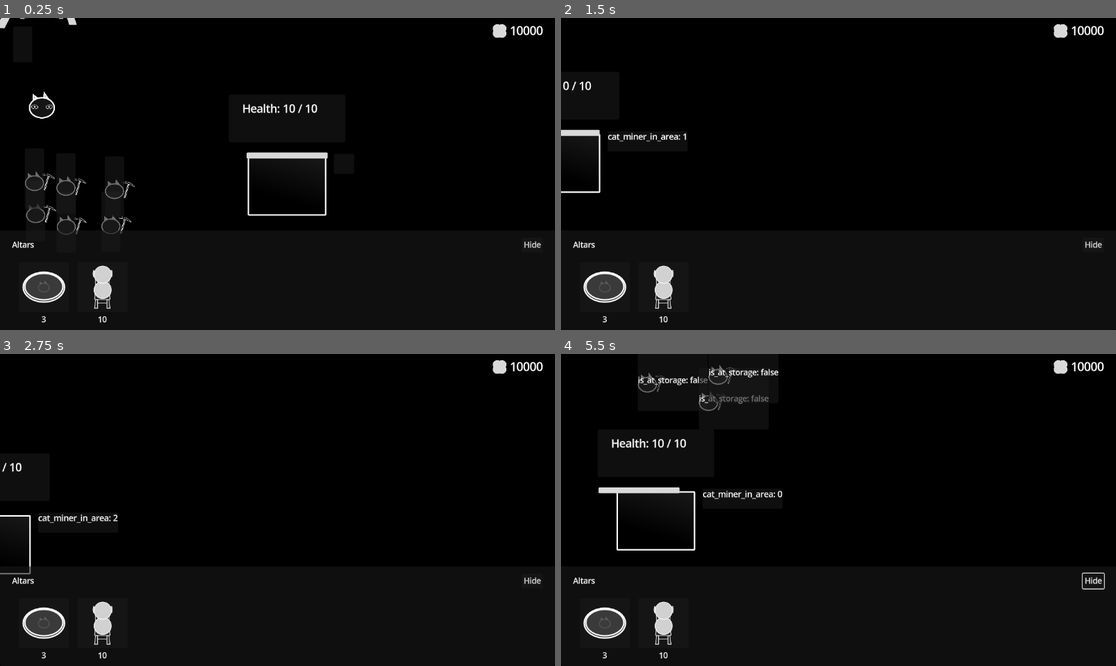
Above: before the commit, frames 1-4 (two rows, left to right).
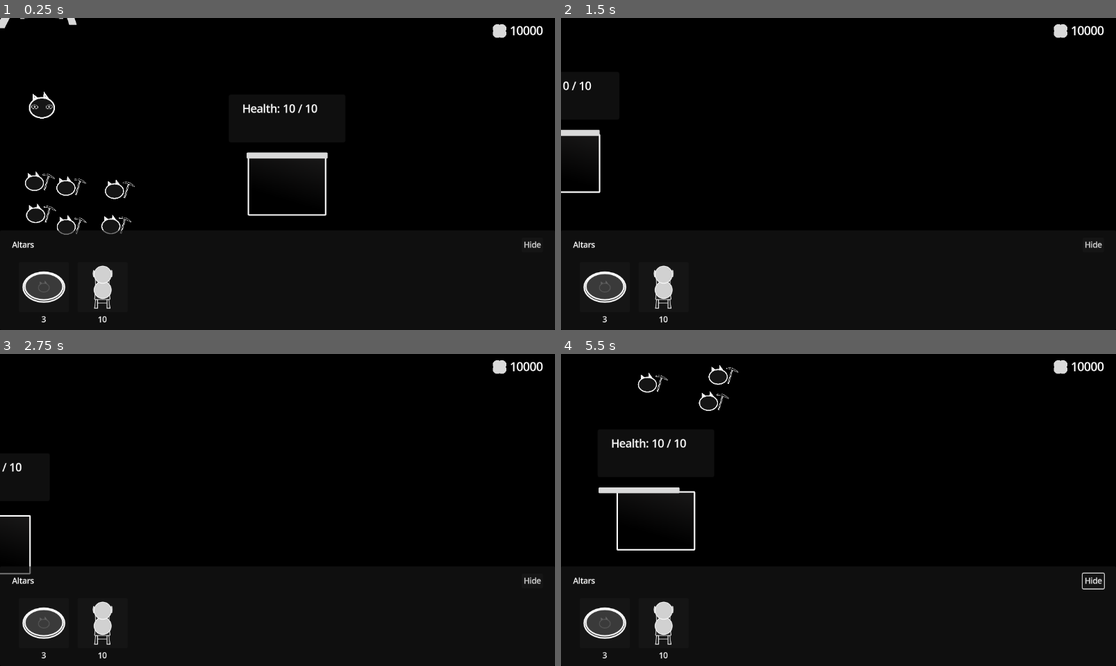
Above: after the commit, the same moments.

Repository: KANAjetzt/ld55-summoning
Game: Godot game, scene res://main.tscn
Two runs of this game, one before a commit and one after it. Both use one fixed random seed, a clock stepped at 60 frames per second and the inputs below.
Inputs (mouse positions are in pixels of both pictures, inside the frame that each line leads up to):
- Up to frame 1 (0.25 s): no input
- Up to frame 2 (1.5 s): tap Enter (ui_accept) at 0.5, 0.77 s; move the mouse to (605, 108) at 0.52 s; hold D (right) 0.53-1.28 s; tap S (bottom) at 0.6 s; click (605, 108) at 0.8 s; move the mouse to (727, 189) at 1.27 s; hold A (left) from 1.28 s (still down); click (727, 189) at 1.35 s
- Up to frame 3 (2.75 s): tap Enter (ui_accept) at 1.52 s; tap W (top) at 1.55, 2.1 s; move the mouse to (333, 441) at 2.02 s; release A (left) at 2.03 s; hold D (right) from 2.03 s (still down); click (333, 441) at 2.17 s; right-click (333, 441) at 2.3 s
- Up to frame 4 (5.5 s): move the mouse to (810, 572) at 2.77 s; right-click (810, 572) at 2.85 s; click (810, 572) at 2.92 s; tap Enter (ui_accept) at 3.02, 3.77, 5.27 s; tap S (bottom) at 3.05, 3.6 s; move the mouse to (1005, 556) at 3.52 s; release D (right) at 3.53 s; hold A (left) 3.53-4.25 s; click (1005, 556) at 3.8 s; click "Hide" at 4.25 s; move the mouse to (672, 463) at 5.02 s; hold A (left) from 5.03 s (still down); click (672, 463) at 5.1 s; tap W (top) at 5.3 s

The runs differ from the first frame. In frame 1, 0.3% of the frame differs, in the area x 4-23%, y 49-70%; in frame 2, 0.2%; in frame 3, 0.2%; in frame 4, 0.8%, in the area x 13-40%, y 3-47%.
Error after the commit: Invalid call. Nonexistent function 'deselect' in base 'Nil'. (res://main.gd:25)

Commit message:
feat: :sparkles: I'm lost

Diff:
--- a/Buildings/mine.gd
+++ b/Buildings/mine.gd
@@ -4,6 +4,7 @@
 
 signal entered(capacity_current)
 signal exited(capacity_current)
+signal despawning(mine: BuildingMine)
 
 @export var capacity_max := 3
 @export var mining_time: float = 10 if not Debug.override_mining_time else Debug.override_mining_time_amount
@@ -15,6 +16,7 @@
 @onready var entrance: Area2D = %Entrance
 @onready var entrance_shape: CollisionShape2D = %EntranceShape
 @onready var take_damage_zone: BuildingTakeDamageZone = %TakeDamageZone
+@onready var animation_player: AnimationPlayer = $AnimationPlayer
 
 
 func _ready() -> void:
@@ -31,6 +33,9 @@
 func take_damage(amount := 1) -> void:
 	super()
 	info_bar.set_health(health_current, health_max)
+	if health_current == 0:
+		animation_player.play("despawn")
+
 
 
 func target() -> void:
@@ -85,3 +90,9 @@
 
 		miner.is_at_mine = false
 		miner.mine_current = null
+
+
+func _on_animation_player_animation_finished(anim_name: StringName) -> void:
+	if anim_name == "despawn":
+		Global.stats.lost_buildings = Global.stats.lost_buildings + 1
+		queue_free()
--- a/Buildings/mine.tscn
+++ b/Buildings/mine.tscn
@@ -14,6 +14,43 @@
 
 [sub_resource type="CircleShape2D" id="CircleShape2D_bbodx"]
 radius = 140.727
+
+[sub_resource type="Animation" id="Animation_gjgpq"]
+length = 0.001
+tracks/0/type = "value"
+tracks/0/imported = false
+tracks/0/enabled = true
+tracks/0/path = NodePath(".:modulate")
+tracks/0/interp = 1
+tracks/0/loop_wrap = true
+tracks/0/keys = {
+"times": PackedFloat32Array(0),
+"transitions": PackedFloat32Array(1),
+"update": 0,
+"values": [Color(1, 1, 1, 1)]
+}
+
+[sub_resource type="Animation" id="Animation_88xr1"]
+resource_name = "despawn"
+length = 0.5
+tracks/0/type = "value"
+tracks/0/imported = false
+tracks/0/enabled = true
+tracks/0/path = NodePath(".:modulate")
+tracks/0/interp = 1
+tracks/0/loop_wrap = true
+tracks/0/keys = {
+"times": PackedFloat32Array(0, 0.5),
+"transitions": PackedFloat32Array(1, 1),
+"update": 0,
+"values": [Color(1, 1, 1, 1), Color(1, 1, 1, 0)]
+}
+
+[sub_resource type="AnimationLibrary" id="AnimationLibrary_c1q3p"]
+_data = {
+"RESET": SubResource("Animation_gjgpq"),
+"despawn": SubResource("Animation_88xr1")
+}
 
 [node name="Mine" type="Node2D" groups=["mines"]]
 scale = Vector2(0.35, 0.35)
@@ -49,13 +86,19 @@
 
 [node name="TakeDamageZone" parent="." instance=ExtResource("4_dflbt")]
 unique_name_in_owner = true
-scale = Vector2(1, 1)
+collision_layer = 2
+collision_mask = 4
 
 [node name="CollisionShape2D" type="CollisionShape2D" parent="TakeDamageZone"]
 position = Vector2(28.5714, 2.85714)
-scale = Vector2(1, 1)
 shape = SubResource("CircleShape2D_bbodx")
 debug_color = Color(0.73757, 0.443148, 0.416458, 0.42)
 
+[node name="AnimationPlayer" type="AnimationPlayer" parent="."]
+libraries = {
+"": SubResource("AnimationLibrary_c1q3p")
+}
+
 [connection signal="body_entered" from="Awarnesse" to="." method="_on_awarnesse_body_entered"]
 [connection signal="body_exited" from="Awarnesse" to="." method="_on_awarnesse_body_exited"]
+[connection signal="animation_finished" from="AnimationPlayer" to="." method="_on_animation_player_animation_finished"]
--- a/Buildings/storage.gd
+++ b/Buildings/storage.gd
@@ -1,6 +1,8 @@
 class_name BuildingStorage
 extends Building
 
+
+signal despawned
 
 @export var storing_time: float = 3.0
 
@@ -37,6 +39,14 @@
 	super()
 	info_bar.set_health(health_current, health_max)
 
+	if health_current == 0:
+		despawn()
+
+
+func despawn() -> void:
+	animation_player.play("despawning")
+
+
 
 func lid_open() -> void:
 	var tween := create_tween()
@@ -72,3 +82,9 @@
 		miner = body
 		miner.is_at_storage = false
 		miner.just_exited_area = true
+
+
+func _on_animation_player_animation_finished(anim_name: StringName) -> void:
+	if anim_name == "despawning":
+		Global.stats.lost_buildings = Global.stats.lost_buildings + 1
+		Utils.show_game_over()
--- a/Buildings/storage.tscn
+++ b/Buildings/storage.tscn
@@ -27,6 +27,18 @@
 "update": 0,
 "values": [Vector2(0, -181)]
 }
+tracks/1/type = "value"
+tracks/1/imported = false
+tracks/1/enabled = true
+tracks/1/path = NodePath(".:modulate")
+tracks/1/interp = 1
+tracks/1/loop_wrap = true
+tracks/1/keys = {
+"times": PackedFloat32Array(0),
+"transitions": PackedFloat32Array(1),
+"update": 0,
+"values": [Color(1, 1, 1, 1)]
+}
 
 [sub_resource type="Animation" id="Animation_sm5ob"]
 resource_name = "open"
@@ -44,9 +56,25 @@
 "values": [Vector2(0, -181), Vector2(-207, -181)]
 }
 
+[sub_resource type="Animation" id="Animation_krpg0"]
+resource_name = "despawning"
+tracks/0/type = "value"
+tracks/0/imported = false
+tracks/0/enabled = true
+tracks/0/path = NodePath(".:modulate")
+tracks/0/interp = 1
+tracks/0/loop_wrap = true
+tracks/0/keys = {
+"times": PackedFloat32Array(0, 1),
+"transitions": PackedFloat32Array(1, 1),
+"update": 0,
+"values": [Color(1, 1, 1, 1), Color(1, 1, 1, 0)]
+}
+
 [sub_resource type="AnimationLibrary" id="AnimationLibrary_1a5ss"]
 _data = {
 "RESET": SubResource("Animation_fe7vj"),
+"despawning": SubResource("Animation_krpg0"),
 "open": SubResource("Animation_sm5ob")
 }
 
@@ -100,7 +128,6 @@
 
 [node name="TakeDamageZone" parent="." instance=ExtResource("6_muj3e")]
 unique_name_in_owner = true
-scale = Vector2(1, 1)
 collision_layer = 2
 collision_mask = 5
 
@@ -112,3 +139,4 @@
 
 [connection signal="body_entered" from="Awarnesse" to="." method="_on_awarnesse_body_entered"]
 [connection signal="body_exited" from="Awarnesse" to="." method="_on_awarnesse_body_exited"]
+[connection signal="animation_finished" from="AnimationPlayer" to="." method="_on_animation_player_animation_finished"]
--- a/Debug/debug_panel.tscn
+++ b/Debug/debug_panel.tscn
@@ -2,7 +2,7 @@
 
 [ext_resource type="Script" path="res://Debug/debug_panel.gd" id="1_fqklp"]
 
-[node name="DebugPanel" type="PanelContainer"]
+[node name="DebugPanel" type="PanelContainer" groups=["debug_panel"]]
 auto_translate_mode = 1
 offset_left = -80.0
 offset_top = -205.0
--- a/Entities/Aliens/alien.gd
+++ b/Entities/Aliens/alien.gd
@@ -2,11 +2,11 @@
 extends Entity
 
 
-signal despawning
+signal despawning(alien: Alien)
 
 @export var max_health := 3
 
-var current_target: Building
+var current_target: Building = null
 var damage_delt := false
 var current_health := max_health
 var previous_position := Vector2.ZERO
@@ -16,9 +16,13 @@
 @onready var entity_visiblity_zone: EntityVisiblityZone = %EntityVisiblityZone
 
 
+func _init() -> void:
+	# Set modulate alpha in init so I can see them in the editor
+	modulate.a = 0.0
+
+
 func _ready() -> void:
 	entity_visiblity_zone.entity = self
-	attack()
 
 
 func _process(delta: float) -> void:
@@ -26,13 +30,16 @@
 		move_towards_next_building(delta)
 
 
-func despawn() -> void:
-	despawning.emit()
+func despawn(by_building := false) -> void:
+	despawning.emit(self)
 	animation_player.play_backwards("spawn")
+	if not by_building:
+		Global.stats.removed_aliens = Global.stats.removed_aliens + 1
 	queue_free()
 
 
 func attack() -> void:
+	animation_player.play("spawn")
 	current_target = Utils.get_closest_building(global_position)
 
 
@@ -60,4 +67,9 @@
 		if not damage_delt:
 			take_damage_zone.building.take_damage(1)
 			damage_delt = true
-			despawn()
+			despawn(true)
+
+
+func _on_awarnesse_area_entered(area: Area2D) -> void:
+	if not current_target:
+		attack()
--- a/Entities/Aliens/alien.tscn
+++ b/Entities/Aliens/alien.tscn
@@ -10,6 +10,21 @@
 
 [sub_resource type="CircleShape2D" id="CircleShape2D_ltrsd"]
 radius = 15.0333
+
+[sub_resource type="Animation" id="Animation_argc6"]
+length = 0.001
+tracks/0/type = "value"
+tracks/0/imported = false
+tracks/0/enabled = true
+tracks/0/path = NodePath(".:modulate")
+tracks/0/interp = 1
+tracks/0/loop_wrap = true
+tracks/0/keys = {
+"times": PackedFloat32Array(0),
+"transitions": PackedFloat32Array(1),
+"update": 0,
+"values": [Color(1, 1, 1, 1)]
+}
 
 [sub_resource type="Animation" id="Animation_xlmhs"]
 resource_name = "spawn"
@@ -28,21 +43,6 @@
 "values": [Color(1, 1, 1, 0), Color(1, 1, 1, 1)]
 }
 
-[sub_resource type="Animation" id="Animation_argc6"]
-length = 0.001
-tracks/0/type = "value"
-tracks/0/imported = false
-tracks/0/enabled = true
-tracks/0/path = NodePath(".:modulate")
-tracks/0/interp = 1
-tracks/0/loop_wrap = true
-tracks/0/keys = {
-"times": PackedFloat32Array(0),
-"transitions": PackedFloat32Array(1),
-"update": 0,
-"values": [Color(1, 1, 1, 1)]
-}
-
 [sub_resource type="AnimationLibrary" id="AnimationLibrary_478nb"]
 _data = {
 "RESET": SubResource("Animation_argc6"),
@@ -51,6 +51,9 @@
 
 [sub_resource type="CircleShape2D" id="CircleShape2D_10xda"]
 radius = 37.054
+
+[sub_resource type="CircleShape2D" id="CircleShape2D_cg28s"]
+radius = 236.008
 
 [node name="Alien" type="AnimatableBody2D"]
 collision_layer = 4
@@ -81,7 +84,6 @@
 libraries = {
 "": SubResource("AnimationLibrary_478nb")
 }
-autoplay = "spawn"
 
 [node name="EntityVisiblityZone" parent="." instance=ExtResource("3_ky3cv")]
 unique_name_in_owner = true
@@ -92,4 +94,12 @@
 shape = SubResource("CircleShape2D_10xda")
 debug_color = Color(0.535573, 0.568769, 0.0384447, 0.42)
 
+[node name="Awarnesse" type="Area2D" parent="."]
+collision_layer = 0
+collision_mask = 3
+
+[node name="CollisionShape2D" type="CollisionShape2D" parent="Awarnesse"]
+shape = SubResource("CircleShape2D_cg28s")
+
 [connection signal="area_entered" from="ColliderBuildings" to="." method="_on_collider_buildings_area_entered"]
+[connection signal="area_entered" from="Awarnesse" to="." method="_on_awarnesse_area_entered"]
--- /dev/null
+++ b/Entities/Aliens/alien_clustor.tscn
@@ -0,0 +1,26 @@
+[gd_scene load_steps=2 format=3 uid="uid://dvkmdffpxno1h"]
+
+[ext_resource type="PackedScene" uid="uid://bs4jl7gkqp7nx" path="res://Entities/Aliens/alien.tscn" id="1_rqcpt"]
+
+[node name="AlienClustor" type="Node2D"]
+
+[node name="Alien" parent="." instance=ExtResource("1_rqcpt")]
+position = Vector2(-15, 1)
+
+[node name="Alien2" parent="." instance=ExtResource("1_rqcpt")]
+position = Vector2(120, 28)
+
+[node name="Alien3" parent="." instance=ExtResource("1_rqcpt")]
+position = Vector2(-21, -107)
+
+[node name="Alien4" parent="." instance=ExtResource("1_rqcpt")]
+position = Vector2(78, -65)
+
+[node name="Alien5" parent="." instance=ExtResource("1_rqcpt")]
+position = Vector2(26, 83)
+
+[node name="Alien6" parent="." instance=ExtResource("1_rqcpt")]
+position = Vector2(-84, 49)
+
+[node name="Alien7" parent="." instance=ExtResource("1_rqcpt")]
+position = Vector2(-82, -46)
--- a/Entities/Cats/cat_miner.gd
+++ b/Entities/Cats/cat_miner.gd
@@ -61,6 +61,7 @@
 func search_mine() -> void:
 	mine_target = Utils.get_closest_mine_from_storage_with_space()
 	mine_target.target()
+	mine_target.despawning.connect(_on_mine_target_despawning)
 
 
 func move_towards_mine(delta: float) -> void:
@@ -109,6 +110,7 @@
 
 	timer_storing.start()
 	is_storing = true
+	Global.stats.dry_food_collected = Global.stats.dry_food_collected + 1
 
 
 func stop_storing() -> void:
@@ -129,3 +131,7 @@
 	food_carrying = food_carrying - 1
 	Global.add_dry_food(1)
 	stop_storing()
+
+
+func _on_mine_target_despawning(mine: BuildingMine) -> void:
+	search_mine()
--- a/Entities/Cats/cat_warrior.gd
+++ b/Entities/Cats/cat_warrior.gd
@@ -23,6 +23,7 @@
 			target_enemy = new_target_enemy
 			if debug_panel:
 				debug_panel.update_label(2, "target_enemy: %s" % target_enemy)
+var enemies_in_range: Array[Alien] = []
 
 @onready var click_listener: Area2D = %ClickListener
 @onready var highlighted: TextureRect = $Highlighted
@@ -138,9 +139,26 @@
 		if entity_visiblity_zone.entity is Alien:
 			alien = entity_visiblity_zone.entity
 			if is_instance_valid(alien):
-				target_enemy = alien
-				target_enemy.despawning.connect(_on_target_enemy_despawning)
-				fire_laser()
+				enemies_in_range.push_back(alien)
+				if not target_enemy:
+					target_enemy = alien
+					target_enemy.despawning.connect(_on_target_enemy_despawning)
+					fire_laser()
+
+
+func _on_awarnesse_area_exited(area: Area2D) -> void:
+	var entity_visiblity_zone: EntityVisiblityZone
+	var alien: Alien
+
+	if area is EntityVisiblityZone:
+		entity_visiblity_zone = area
+		if entity_visiblity_zone.entity is Alien:
+			alien = entity_visiblity_zone.entity
+			if is_instance_valid(alien):
+				if alien == target_enemy:
+					target_enemy = null
+
+				enemies_in_range.erase(alien)
 
 
 func _on_timer_laser_timeout() -> void:
@@ -148,5 +166,8 @@
 		fire_laser()
 
 
-func _on_target_enemy_despawning() -> void:
+func _on_target_enemy_despawning(alien: Alien) -> void:
 	target_enemy = null
+	enemies_in_range.erase(alien)
+	if not enemies_in_range.is_empty():
+		target_enemy = enemies_in_range[0]
--- a/Entities/Cats/cat_warrior.tscn
+++ b/Entities/Cats/cat_warrior.tscn
@@ -89,10 +89,11 @@
 
 [node name="TimerLaser" type="Timer" parent="." index="9"]
 unique_name_in_owner = true
-wait_time = 0.25
+wait_time = 0.75
 one_shot = true
 
 [connection signal="mouse_entered" from="ClickListener" to="." method="_on_click_listener_mouse_entered"]
 [connection signal="mouse_exited" from="ClickListener" to="." method="_on_click_listener_mouse_exited"]
 [connection signal="area_entered" from="Awarnesse" to="." method="_on_awarnesse_area_entered"]
+[connection signal="area_exited" from="Awarnesse" to="." method="_on_awarnesse_area_exited"]
 [connection signal="timeout" from="TimerLaser" to="." method="_on_timer_laser_timeout"]
--- a/Singletons/debug.gd
+++ b/Singletons/debug.gd
@@ -5,3 +5,10 @@
 @export var override_mining_time_amount := 1.0
 @export var override_dry_food_count := false
 @export var override_dry_food_count_amount := 10000
+@export var hide_all_debug_panel := false
+
+
+func _ready() -> void:
+	if hide_all_debug_panel:
+		for node in get_tree().get_nodes_in_group("debug_panel"):
+			node.hide()
--- a/Singletons/debug.tscn
+++ b/Singletons/debug.tscn
@@ -7,3 +7,4 @@
 override_mining_time = true
 override_mining_time_amount = 3.0
 override_dry_food_count = true
+hide_all_debug_panel = true
--- a/Singletons/global.gd
+++ b/Singletons/global.gd
@@ -5,6 +5,7 @@
 signal aliens_attacking_count_changed(aliens_attacking_count: int)
 
 @export var dry_food_count: int = 0 if not Debug.override_dry_food_count else Debug.override_dry_food_count_amount
+@export var stats: StatsData
 
 var main: Main
 var aliens_attacking_count := 0
--- a/Singletons/global.tscn
+++ b/Singletons/global.tscn
@@ -1,6 +1,11 @@
-[gd_scene load_steps=2 format=3 uid="uid://dppyfdu5rjlwe"]
+[gd_scene load_steps=4 format=3 uid="uid://dppyfdu5rjlwe"]
 
 [ext_resource type="Script" path="res://Singletons/global.gd" id="1_hayur"]
+[ext_resource type="Script" path="res://stats.gd" id="2_fejdr"]
+
+[sub_resource type="Resource" id="Resource_3av7s"]
+script = ExtResource("2_fejdr")
 
 [node name="Global" type="Node"]
 script = ExtResource("1_hayur")
+stats = SubResource("Resource_3av7s")
--- a/Singletons/utils.gd
+++ b/Singletons/utils.gd
@@ -44,3 +44,8 @@
 	new_projectile.data = projectile_data
 	new_projectile.target_position = target_position
 	Global.main.projectiles.add_child(new_projectile)
+
+
+func show_game_over() -> void:
+	Global.stats.time_played = Time.get_ticks_msec() / 1000 / 60
+	Global.main.game_over.init()
--- /dev/null
+++ b/UI/game_over.gd
@@ -0,0 +1,16 @@
+class_name UIGameOver
+extends PanelContainer
+
+
+@onready var label: Label = %Label
+@onready var animation_player: AnimationPlayer = %AnimationPlayer
+
+
+func init() -> void:
+	var stats: StatsData = Global.stats
+	label.text = label.text % [stats.dry_food_collected, stats.time_played, stats.removed_aliens, stats.lost_buildings]
+	play_fade_in()
+
+
+func play_fade_in() -> void:
+	animation_player.play("fade_in")
--- /dev/null
+++ b/UI/game_over.tscn
@@ -0,0 +1,123 @@
+[gd_scene load_steps=5 format=3 uid="uid://k4dw8byq2a8i"]
+
+[ext_resource type="Script" path="res://UI/game_over.gd" id="1_cwx23"]
+
+[sub_resource type="Animation" id="Animation_rlwbo"]
+resource_name = "fade_in"
+length = 0.3
+step = 0.01
+tracks/0/type = "value"
+tracks/0/imported = false
+tracks/0/enabled = true
+tracks/0/path = NodePath(".:modulate")
+tracks/0/interp = 1
+tracks/0/loop_wrap = true
+tracks/0/keys = {
+"times": PackedFloat32Array(0.01, 0.3),
+"transitions": PackedFloat32Array(1, 1),
+"update": 0,
+"values": [Color(1, 1, 1, 0), Color(1, 1, 1, 1)]
+}
+tracks/1/type = "value"
+tracks/1/imported = false
+tracks/1/enabled = true
+tracks/1/path = NodePath(".:visible")
+tracks/1/interp = 1
+tracks/1/loop_wrap = true
+tracks/1/keys = {
+"times": PackedFloat32Array(0, 0.01),
+"transitions": PackedFloat32Array(1, 1),
+"update": 1,
+"values": [false, true]
+}
+
+[sub_resource type="Animation" id="Animation_2xfw0"]
+length = 0.001
+tracks/0/type = "value"
+tracks/0/imported = false
+tracks/0/enabled = true
+tracks/0/path = NodePath(".:modulate")
+tracks/0/interp = 1
+tracks/0/loop_wrap = true
+tracks/0/keys = {
+"times": PackedFloat32Array(0),
+"transitions": PackedFloat32Array(1),
+"update": 0,
+"values": [Color(1, 1, 1, 0)]
+}
+tracks/1/type = "value"
+tracks/1/imported = false
+tracks/1/enabled = true
+tracks/1/path = NodePath(".:visible")
+tracks/1/interp = 1
+tracks/1/loop_wrap = true
+tracks/1/keys = {
+"times": PackedFloat32Array(0),
+"transitions": PackedFloat32Array(1),
+"update": 1,
+"values": [false]
+}
+
+[sub_resource type="AnimationLibrary" id="AnimationLibrary_r8cft"]
+_data = {
+"RESET": SubResource("Animation_2xfw0"),
+"fade_in": SubResource("Animation_rlwbo")
+}
+
+[node name="GameOver" type="PanelContainer"]
+auto_translate_mode = 1
+visible = false
+modulate = Color(1, 1, 1, 0)
+anchors_preset = 15
+anchor_right = 1.0
+anchor_bottom = 1.0
+grow_horizontal = 2
+grow_vertical = 2
+script = ExtResource("1_cwx23")
+
+[node name="HBoxContainer" type="HBoxContainer" parent="."]
+auto_translate_mode = 1
+layout_mode = 2
+
+[node name="Control2" type="Control" parent="HBoxContainer"]
+auto_translate_mode = 1
+layout_mode = 2
+size_flags_horizontal = 3
+
+[node name="VBoxContainer" type="VBoxContainer" parent="HBoxContainer"]
+auto_translate_mode = 1
+layout_mode = 2
+
+[node name="Control" type="Control" parent="HBoxContainer/VBoxContainer"]
+auto_translate_mode = 1
+layout_mode = 2
+size_flags_vertical = 3
+
+[node name="Label" type="Label" parent="HBoxContainer/VBoxContainer"]
+unique_name_in_owner = true
+auto_translate_mode = 1
+layout_mode = 2
+text = "Thanks for Playing !
+
+You collected %s dry food!
+You survived %s minutes!
+You removed %s Aliens!
+You lost %s Buildings :("
+horizontal_alignment = 1
+vertical_alignment = 1
+
+[node name="Control2" type="Control" parent="HBoxContainer/VBoxContainer"]
+auto_translate_mode = 1
+layout_mode = 2
+size_flags_vertical = 3
+
+[node name="Control" type="Control" parent="HBoxContainer"]
+auto_translate_mode = 1
+layout_mode = 2
+size_flags_horizontal = 3
+
+[node name="AnimationPlayer" type="AnimationPlayer" parent="."]
+unique_name_in_owner = true
+libraries = {
+"": SubResource("AnimationLibrary_r8cft")
+}
--- a/main.gd
+++ b/main.gd
@@ -7,6 +7,7 @@
 @onready var altars: Node = %Altars
 @onready var cats: Node = %Cats
 @onready var projectiles: Node2D = %Projectiles
+@onready var game_over: UIGameOver = $CanvasLayer/GameOver
 
 
 func _ready() -> void:
@@ -19,6 +20,9 @@
 
 	if Global.cat_warrior_selected and Input.is_action_just_pressed("select") and not Global.mouse_over_cat_warrior:
 		handle_warrior_placemend()
+
+	if not Global.mouse_over_cat_warrior and Input.is_action_just_pressed("deselect"):
+		Global.cat_warrior_selected.deselect()
 
 
 func _on_shop_altar_bought(item_data: AltarData) -> void:
--- a/main.tscn
+++ b/main.tscn
@@ -11,7 +11,8 @@
 [ext_resource type="Script" path="res://camera_target.gd" id="7_y0ugt"]
 [ext_resource type="Script" path="res://addons/phantom_camera/scripts/phantom_camera/phantom_camera_2D.gd" id="8_gjqs2"]
 [ext_resource type="Script" path="res://altar_preview.gd" id="11_dympo"]
-[ext_resource type="PackedScene" uid="uid://bs4jl7gkqp7nx" path="res://Entities/Aliens/alien.tscn" id="12_q7u5x"]
+[ext_resource type="PackedScene" uid="uid://dvkmdffpxno1h" path="res://Entities/Aliens/alien_clustor.tscn" id="12_w2cdb"]
+[ext_resource type="PackedScene" uid="uid://k4dw8byq2a8i" path="res://UI/game_over.tscn" id="13_766qe"]
 
 [sub_resource type="StyleBoxEmpty" id="StyleBoxEmpty_gxcq8"]
 
@@ -93,8 +94,50 @@
 
 [node name="Aliens" type="Node" parent="."]
 
-[node name="Alien" parent="Aliens" instance=ExtResource("12_q7u5x")]
-position = Vector2(632, -466)
+[node name="AlienClustor13" parent="Aliens" instance=ExtResource("12_w2cdb")]
+position = Vector2(961, -890)
+
+[node name="AlienClustor12" parent="Aliens" instance=ExtResource("12_w2cdb")]
+position = Vector2(2843, -710)
+
+[node name="AlienClustor11" parent="Aliens" instance=ExtResource("12_w2cdb")]
+position = Vector2(3227, -381)
+
+[node name="AlienClustor10" parent="Aliens" instance=ExtResource("12_w2cdb")]
+position = Vector2(2891, 27)
+
+[node name="AlienClustor9" parent="Aliens" instance=ExtResource("12_w2cdb")]
+position = Vector2(2076, -429)
+
+[node name="AlienClustor8" parent="Aliens" instance=ExtResource("12_w2cdb")]
+position = Vector2(2603, -285)
+
+[node name="AlienClustor7" parent="Aliens" instance=ExtResource("12_w2cdb")]
+position = Vector2(2160, 51)
+
+[node name="AlienClustor6" parent="Aliens" instance=ExtResource("12_w2cdb")]
+position = Vector2(1716, 1040)
+
+[node name="AlienClustor5" parent="Aliens" instance=ExtResource("12_w2cdb")]
+position = Vector2(1393, 1375)
+
+[node name="AlienClustor4" parent="Aliens" instance=ExtResource("12_w2cdb")]
+position = Vector2(2196, 1202)
+
+[node name="AlienClustor14" parent="Aliens" instance=ExtResource("12_w2cdb")]
+position = Vector2(949, 1393)
+
+[node name="AlienClustor3" parent="Aliens" instance=ExtResource("12_w2cdb")]
+position = Vector2(-663, 1190)
+
+[node name="AlienClustor15" parent="Aliens" instance=ExtResource("12_w2cdb")]
+position = Vector2(-1269, 266)
+
+[node name="AlienClustor2" parent="Aliens" instance=ExtResource("12_w2cdb")]
+position = Vector2(-1111, -387)
+
+[node name="AlienClustor" parent="Aliens" instance=ExtResource("12_w2cdb")]
+position = Vector2(425, -701)
 
 [node name="Projectiles" type="Node2D" parent="."]
 unique_name_in_owner = true
@@ -172,6 +215,8 @@
 texture = SubResource("GradientTexture2D_cdnfs")
 metadata/_edit_lock_ = true
 
+[node name="GameOver" parent="CanvasLayer" instance=ExtResource("13_766qe")]
+
 [node name="WorldEnvironment" type="WorldEnvironment" parent="."]
 environment = SubResource("Environment_ebfxl")
 
--- a/project.godot
+++ b/project.godot
@@ -28,6 +28,7 @@
 [global_group]
 
 mines="All mines"
+debug_panel=""
 
 [gui]
 
@@ -60,6 +61,11 @@
 "events": [Object(InputEventMouseButton,"resource_local_to_scene":false,"resource_name":"","device":-1,"window_id":0,"a …(258 unchanged characters)…
 ]
 }
+deselect={
+"deadzone": 0.5,
+"events": [Object(InputEventMouseButton,"resource_local_to_scene":false,"resource_name":"","device":-1,"window_id":0,"alt_pressed":false,"shift_pressed":false,"ctrl_pressed":false,"meta_pressed":false,"button_mask":2,"position":Vector2(431, 13),"global_position":Vector2(435, 54),"factor":1.0,"button_index":2,"canceled":false,"pressed":true,"double_click":false,"script":null)
+]
+}
 
 [layer_names]
 
--- /dev/null
+++ b/stats.gd
@@ -0,0 +1,8 @@
+class_name StatsData
+extends Resource
+
+
+var dry_food_collected: int = 0
+var time_played: float = 0.0
+var removed_aliens: int = 0
+var lost_buildings: int = 0
Not shown: 1 places in Buildings/mine.tscn that only renumber resources
Not shown: 1 places in Buildings/storage.tscn that only renumber resources
Not shown: 1 places in Entities/Aliens/alien.tscn that only renumber resources
Not shown: 1 places in main.tscn that only renumber resources
